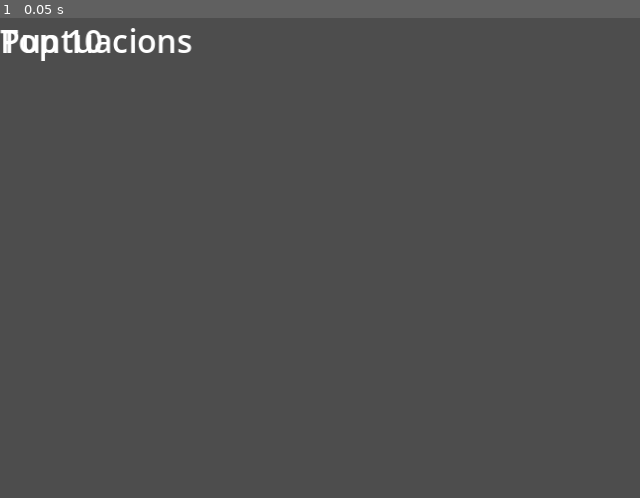
Above: before the commit, frame 1.
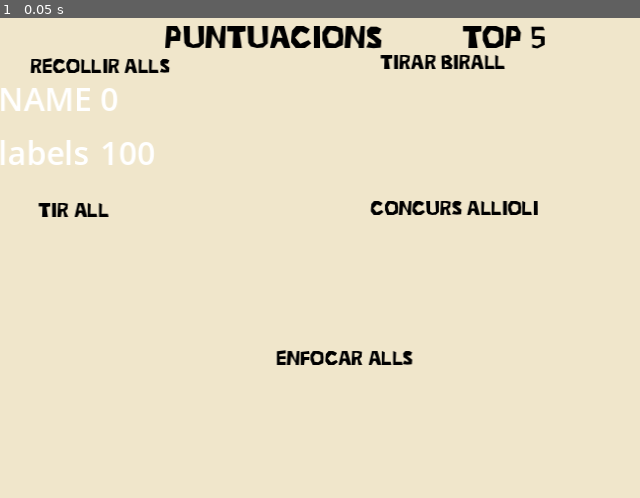
Above: after the commit, the same moment.

Repository: jespicas/Allimpicgames
Game: Godot game, scene res://OtherOptions/ShowRecords.tscn
Two runs of this game, one before a commit and one after it. Both use one fixed random seed, a clock stepped at 60 frames per second and the inputs below. This scene is started directly instead of the project's main scene.
Inputs:
- Up to frame 1 (0.05 s): no input

The runs differ from the first frame. In frame 1, 100% of the frame differs, in the area x 0-100%, y 0-100%.

Commit message:
Update show records

Diff:
--- a/Global.gd
+++ b/Global.gd
@@ -28,6 +28,11 @@
 var score = 0
 #var urlApi = "https://allimpicgames-api-dev.azurewebsites.net/"
 var urlApi = "http://localhost:5267/"
+
+
+func goto_Main():
+	Global.goto_scene("res://MainMenu/MainMenu.tscn")
+	pass
 
 func setPlayWithYou(contratu):
 	playWithYou = contratu
--- a/OtherOptions/SaveRecord.gd
+++ b/OtherOptions/SaveRecord.gd
@@ -9,7 +9,8 @@
 ]
 var save_data = [{
 	"score": 0,
-	"name": "NAME"
+	"name": "NAME",
+	"game": "JOC"
 }]
 
 func _input(event):
@@ -120,10 +121,12 @@
 
 		var new = {
 			"score": 0,
-			"name": "NAME"
+			"name": "NAME",
+			"game": "JOC"
 		}
 		new["name"] = labels
 		new["score"] = int($Control/punts.text)
+		new["game"] = Global.currentGame
 		save_data.append(new)
 
 		#var cfgFile = File.new()
@@ -134,6 +137,7 @@
 	else:
 		save_data[0]["name"] = labels
 		save_data[0]["score"] = int($Control/punts.text)
+		save_data[0]["game"] = Global.currentGame
 		#var cfgFile = File.new()
 		#cfgFile.open("user://save.cfg", File.WRITE)
 		#cfgFile.store_line(to_json(save_data))
--- a/OtherOptions/ShowRecords.gd
+++ b/OtherOptions/ShowRecords.gd
@@ -2,41 +2,56 @@
 
 var time = 3
 
+
 func _ready():
-	var f := File.new()
-	var doFileExists = f.file_exists("user://save.cfg")
-	if doFileExists == true:
-		f.open("user://save.cfg", File.READ)
-		var text =  f.get_as_text()
-		var save_data = parse_json(text)
-		f.close()
+	var save_data = Global.GetScores()
+	save_data = [{
+	"score": 0,
+	"name": "NAME",
+	"game": "JOC"
+	}]
+	var new = {
+		"score": 0,
+		"name": "NAME",
+		"game": "JOC"
+	}
+	new["name"] = "labels"
+	new["score"] = int(100)
+	new["game"] = "RecollirAlls"
+	save_data.append(new)
+	#var json = JSON.new()
+	#save_data = JSON.stringify(save_data)
+	#var f := File.new()
+	#var doFileExists = FileAccess.file_exists(Global.pathScores) #: f.file_exists("user://save.cfg")
+	if save_data != null :
 
-		save_data.sort_custom(self, "customComparison")
+		#save_data.sort_custom(self, "customComparison")
 
 		for i in range(save_data.size()):
-			if i <= 9:
-				var dynamic_font = DynamicFont.new()
-				dynamic_font.font_data = load("res://assets/fonts/Stacked pixel.ttf")
-				dynamic_font.size = 16
-				dynamic_font.outline_size = 1
-				dynamic_font.outline_color = Color( 1, 1, 1, 1 )
-				dynamic_font.use_filter = true
+			if i <= 5:
+				var dynamic_font = FontVariation.new()
+				dynamic_font.base_font = load("res://Media/Fonts/zero_cool/ZeroCool.ttf")
+				#dynamic_font. = 16
+				#dynamic_font.outline_size = 1
+				#dynamic_font.outline_color = Color( 1, 1, 1, 1 )
+				#dynamic_font.use_filter = true
 				var hola = Label.new()
-				hola.text = array_to_string(save_data[i].name)
+				print(save_data[i]["name"])
+				hola.text = save_data[i]["name"]
 
 				hola.visible = true
 				#hola.add_font_override()
-				hola.add_font_override("font", dynamic_font)
-				hola.add_color_override("font_color", Color(0, 0, 0, 1))
+				#hola.add_font_override("font", dynamic_font)
+				#hola.add_color_override("font_color", Color(0, 0, 0, 1))
 				#hola.add_color_override("font_color", Color.red)
 				var score = Label.new()
-				score.add_font_override("font", dynamic_font)
-				score.add_color_override("font_color", Color(0, 0, 0, 1))
+				#score.add_font_override("font", dynamic_font)
 				#score.add_color_override("font_color", Color(0, 0, 0, 1))
-				score.text = str(save_data[i].score)
+				#score.add_color_override("font_color", Color(0, 0, 0, 1))
+				score.text = str(save_data[i]["score"])
 				score.visible = true
-				$Control2/GridContainer.add_child(hola)
-				$Control2/GridContainer.add_child(score)
+				$Control2/RecollirAlls.add_child(hola)
+				$Control2/RecollirAlls.add_child(score)
 	pass # Replace with function body.
 
 func customComparison(a, b):
@@ -55,4 +70,5 @@
 func _on_Timer_timeout():
 	time -= 1
 	if time <= 0:
-		Global.goto_Main()
+		pass
+		#Global.goto_Main()
--- a/OtherOptions/ShowRecords.tscn
+++ b/OtherOptions/ShowRecords.tscn
@@ -1,8 +1,16 @@
-[gd_scene format=3 uid="uid://bbtbkxmu21xm4"]
+[gd_scene load_steps=4 format=3 uid="uid://bbtbkxmu21xm4"]
+
+[ext_resource type="Script" path="res://OtherOptions/ShowRecords.gd" id="1_0sd3f"]
+[ext_resource type="Texture2D" uid="uid://doir7g7rkqqmo" path="res://Media/imatges/mainmenu/background.png" id="1_p08js"]
+[ext_resource type="FontFile" uid="uid://bgqt1vjshdk4n" path="res://Media/Fonts/zero_cool/ZeroCool.ttf" id="2_wywwg"]
 
 [node name="CanvasLayer" type="CanvasLayer"]
+script = ExtResource("1_0sd3f")
+metadata/_edit_horizontal_guides_ = [30.0, 103.0, 176.0]
+metadata/_edit_vertical_guides_ = [15.0, 177.0]
 
 [node name="TextureRect" type="TextureRect" parent="."]
+texture = ExtResource("1_p08js")
 
 [node name="Control" type="Control" parent="."]
 layout_mode = 3
@@ -10,19 +18,119 @@
 
 [node name="Label" type="Label" parent="Control"]
 layout_mode = 0
+offset_left = 82.0
+offset_right = 191.0
+offset_bottom = 19.0
+theme_override_colors/font_color = Color(0, 0, 0, 1)
+theme_override_fonts/font = ExtResource("2_wywwg")
 text = "Puntuacions"
 
 [node name="Label2" type="Label" parent="Control"]
 layout_mode = 0
-text = "Top 10"
+offset_left = 231.0
+offset_right = 283.0
+offset_bottom = 23.0
+theme_override_colors/font_color = Color(0, 0, 0, 1)
+theme_override_fonts/font = ExtResource("2_wywwg")
+text = "Top 5"
 
 [node name="Control2" type="Control" parent="."]
 layout_mode = 3
 anchors_preset = 0
 
-[node name="GridContainer" type="GridContainer" parent="Control2"]
+[node name="RecollirAlls" type="GridContainer" parent="Control2"]
 layout_mode = 0
+offset_left = -1.0
+offset_top = 29.0
+offset_right = 162.0
+offset_bottom = 93.0
 columns = 2
+
+[node name="TirarBirrall" type="GridContainer" parent="Control2"]
+layout_mode = 2
+offset_left = 158.0
+offset_top = 30.0
+offset_right = 316.0
+offset_bottom = 94.0
+columns = 2
+
+[node name="TirAll" type="GridContainer" parent="Control2"]
+layout_mode = 2
+offset_left = -1.0
+offset_top = 102.0
+offset_right = 157.0
+offset_bottom = 166.0
+columns = 2
+
+[node name="Allioli" type="GridContainer" parent="Control2"]
+layout_mode = 2
+offset_left = 159.0
+offset_top = 101.0
+offset_right = 317.0
+offset_bottom = 165.0
+columns = 2
+
+[node name="EnforArlls" type="GridContainer" parent="Control2"]
+layout_mode = 2
+offset_left = 82.0
+offset_top = 174.0
+offset_right = 240.0
+offset_bottom = 238.0
+columns = 2
+
+[node name="TirarBirrall2" type="Label" parent="Control2"]
+offset_left = 190.0
+offset_top = 16.0
+offset_right = 260.0
+offset_bottom = 31.0
+theme_override_colors/font_color = Color(0, 0, 0, 1)
+theme_override_fonts/font = ExtResource("2_wywwg")
+theme_override_font_sizes/font_size = 10
+text = "Tirar Birall
+"
+
+[node name="RecollirAlls2" type="Label" parent="Control2"]
+layout_mode = 0
+offset_left = 15.0
+offset_top = 18.0
+offset_right = 85.0
+offset_bottom = 33.0
+theme_override_colors/font_color = Color(0, 0, 0, 1)
+theme_override_fonts/font = ExtResource("2_wywwg")
+theme_override_font_sizes/font_size = 10
+text = "Recollir Alls"
+
+[node name="TirAll2" type="Label" parent="Control2"]
+offset_left = 19.0
+offset_top = 90.0
+offset_right = 89.0
+offset_bottom = 105.0
+theme_override_colors/font_color = Color(0, 0, 0, 1)
+theme_override_fonts/font = ExtResource("2_wywwg")
+theme_override_font_sizes/font_size = 10
+text = "Tir All"
+
+[node name="Allioli2" type="Label" parent="Control2"]
+offset_left = 185.0
+offset_top = 89.0
+offset_right = 269.0
+offset_bottom = 104.0
+pivot_offset = Vector2(48, 0)
+theme_override_colors/font_color = Color(0, 0, 0, 1)
+theme_override_fonts/font = ExtResource("2_wywwg")
+theme_override_font_sizes/font_size = 10
+text = "Concurs AlliOli"
+
+[node name="Enforcar" type="Label" parent="Control2"]
+offset_left = 138.0
+offset_top = 164.0
+offset_right = 222.0
+offset_bottom = 179.0
+pivot_offset = Vector2(48, 0)
+theme_override_colors/font_color = Color(0, 0, 0, 1)
+theme_override_fonts/font = ExtResource("2_wywwg")
+theme_override_font_sizes/font_size = 10
+text = "Enfocar Alls"
 
 [node name="Timer" type="Timer" parent="."]
 autostart = true
